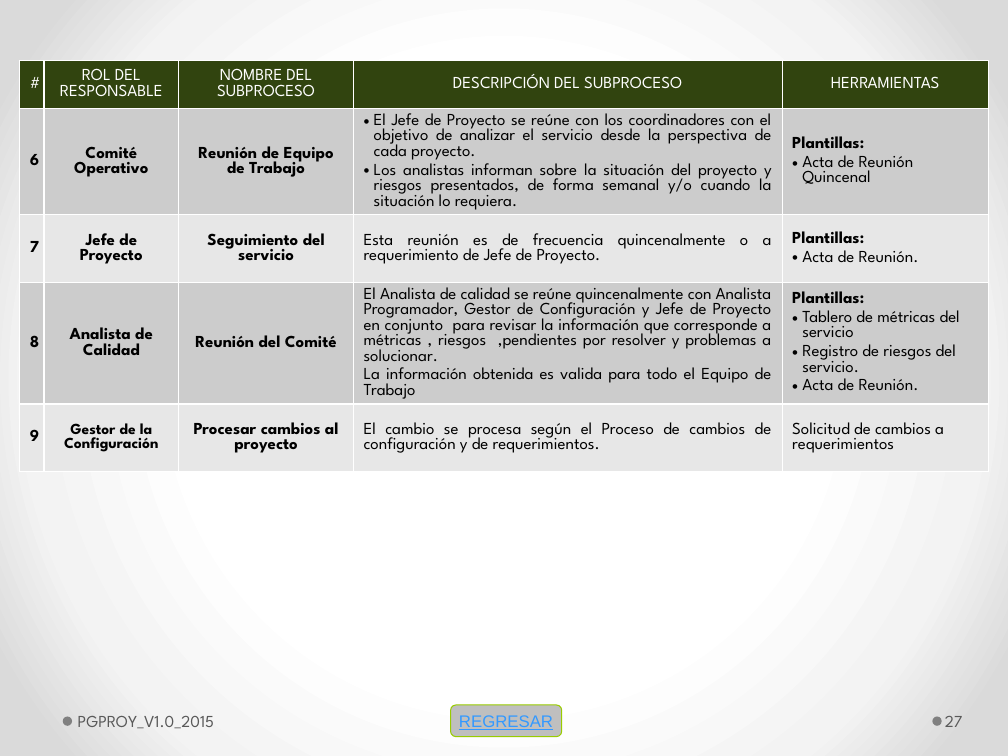
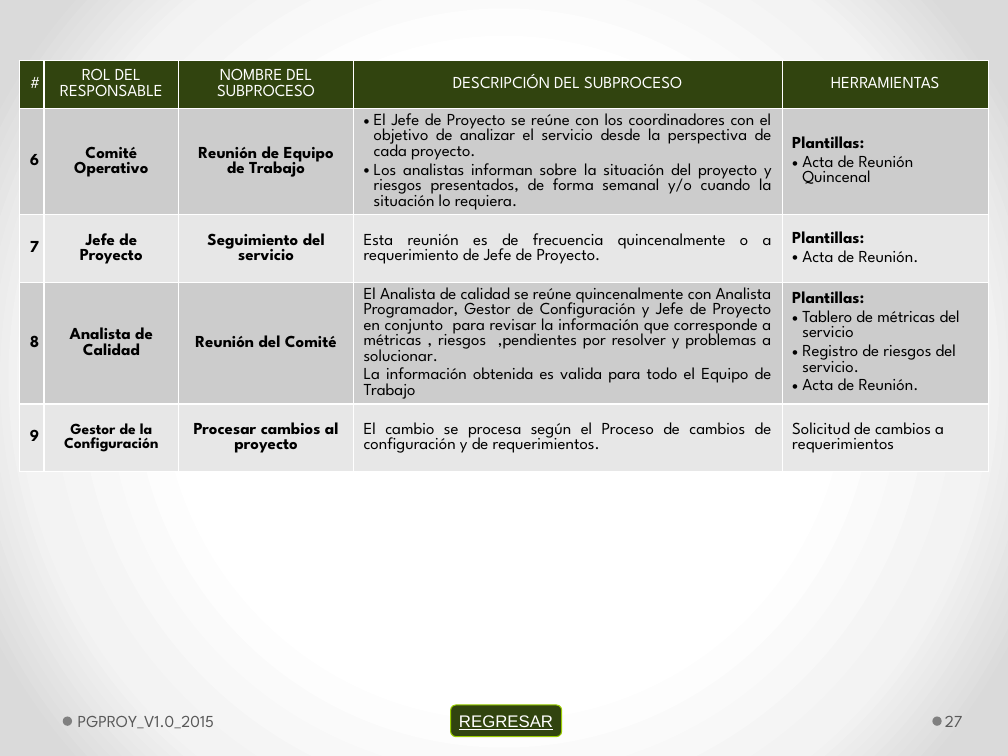
Before and after one commit to lowrider80/UTP-GPS-ALARM, a slide deck: slide 27 of Area_de_Proceso-_PP-PMC/PGPROY_V1.0_2015.pptx. Drawn at 1008x756 pixels with LibreOffice and Linux fonts; fonts in the diff are those of the drawing. Boxes give left, top, right and bottom in pixels: in the first picture for what was removed or moved away, otherwise in the second. Text is boxed around its words. In the diff, an @@ line names an element or a change of style, - is before the commit and + after.

```diff
--- a/Area_de_Proceso-_PP-PMC/PGPROY_V1.0_2015.pptx
+++ b/Area_de_Proceso-_PP-PMC/PGPROY_V1.0_2015.pptx
@@ rounded rectangle "REGRESAR" at [451, 705, 561, 736]: text colour #3399FF to #FFFFFF; fill #BFBFBF to #314410 @@
```
Also in this commit, not shown: 13 other slides changed.
